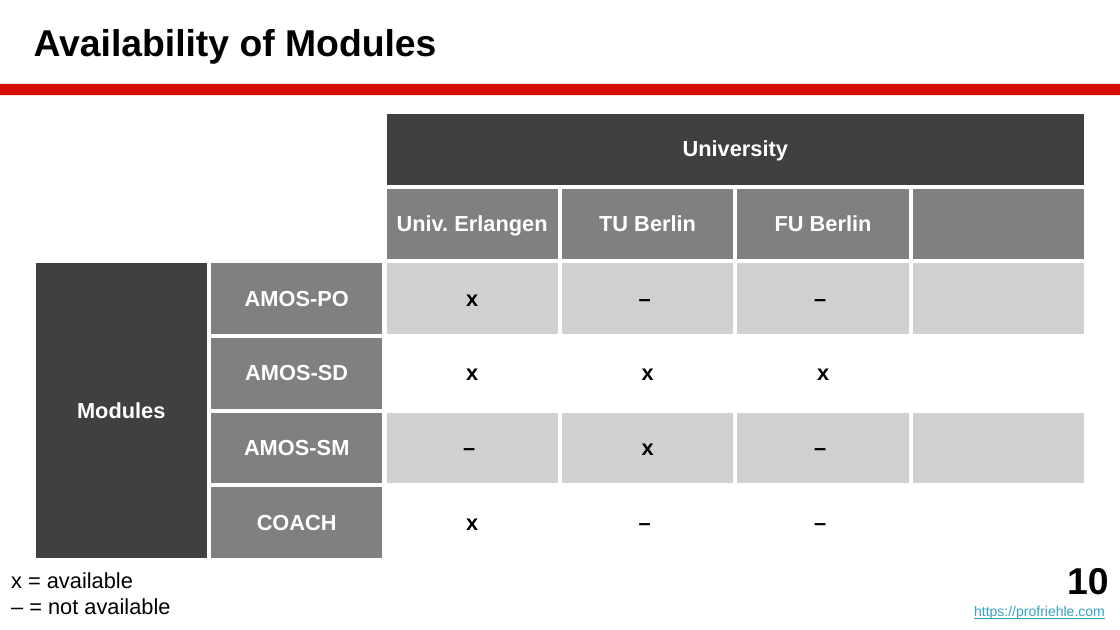
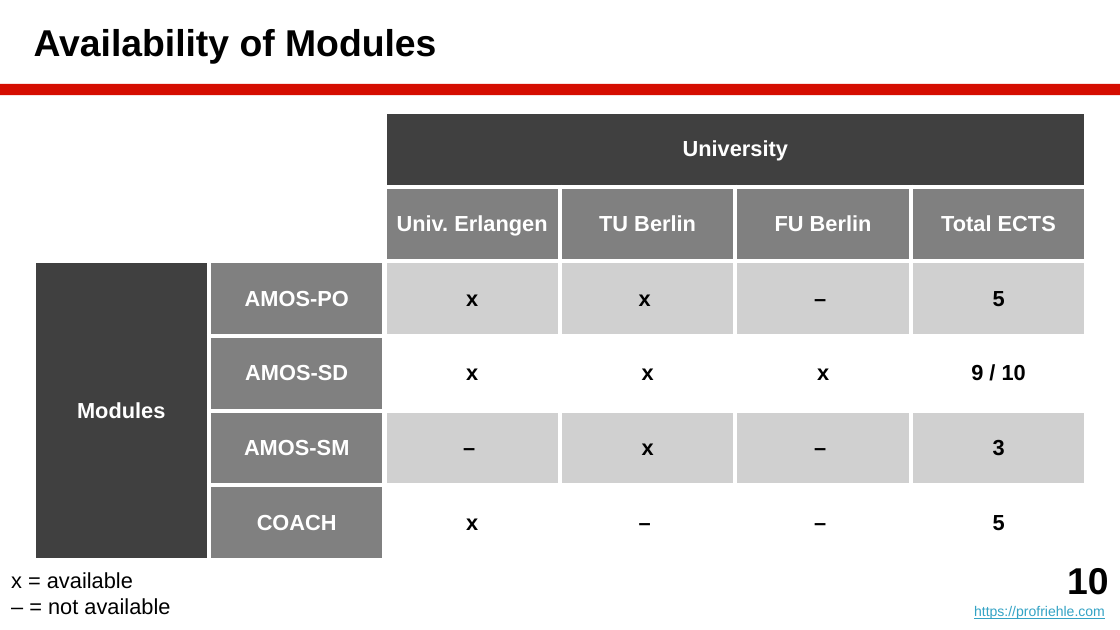
Before and after one commit to dirkriehle/amos-course, a slide deck: slide 10 of Lecture slides/AMOS A01 - Introduction.pptx. Drawn at 1120x630 pixels with LibreOffice and Linux fonts; fonts in the diff are those of the drawing. Boxes give left, top, right and bottom in pixels: in the first picture for what was removed or moved away, otherwise in the second. Text is boxed around its words. In the diff, an @@ line names an element or a change of style, - is before the commit and + after.

```diff
--- a/Lecture slides/AMOS A01 - Introduction.pptx
+++ b/Lecture slides/AMOS A01 - Introduction.pptx
@@ table at [34, 112, 1089, 535] @@
-row 2, column 6: 
+row 2, column 6: Total ECTS
-row 3, column 4: –
+row 3, column 4: x
-row 3, column 6: 
+row 3, column 6: 5
-row 4, column 6: 
+row 4, column 6: 9 / 10
-row 5, column 6: 
+row 5, column 6: 3
-row 6, column 6: 
+row 6, column 6: 5
```
Also in this commit, not shown: 2 other slides changed, 3 other files.
